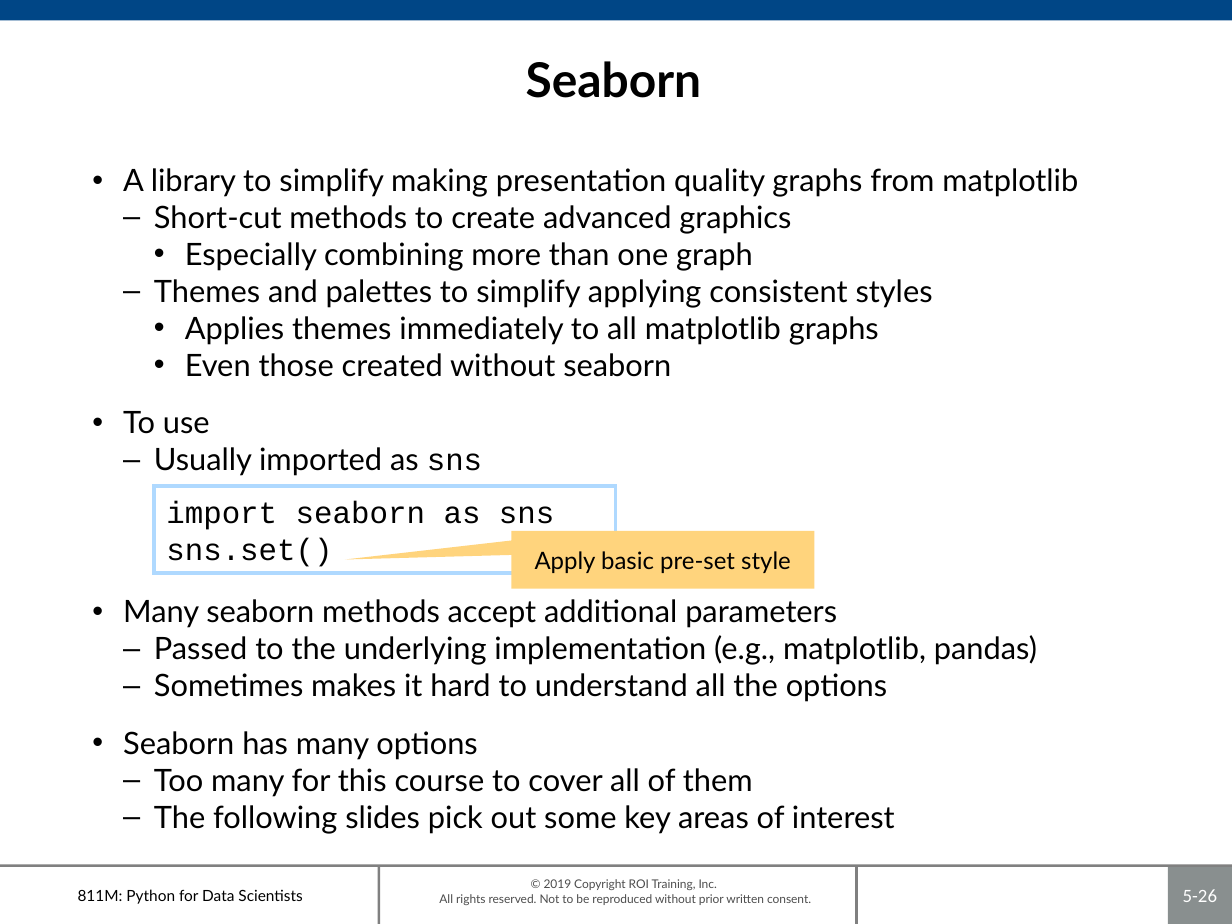
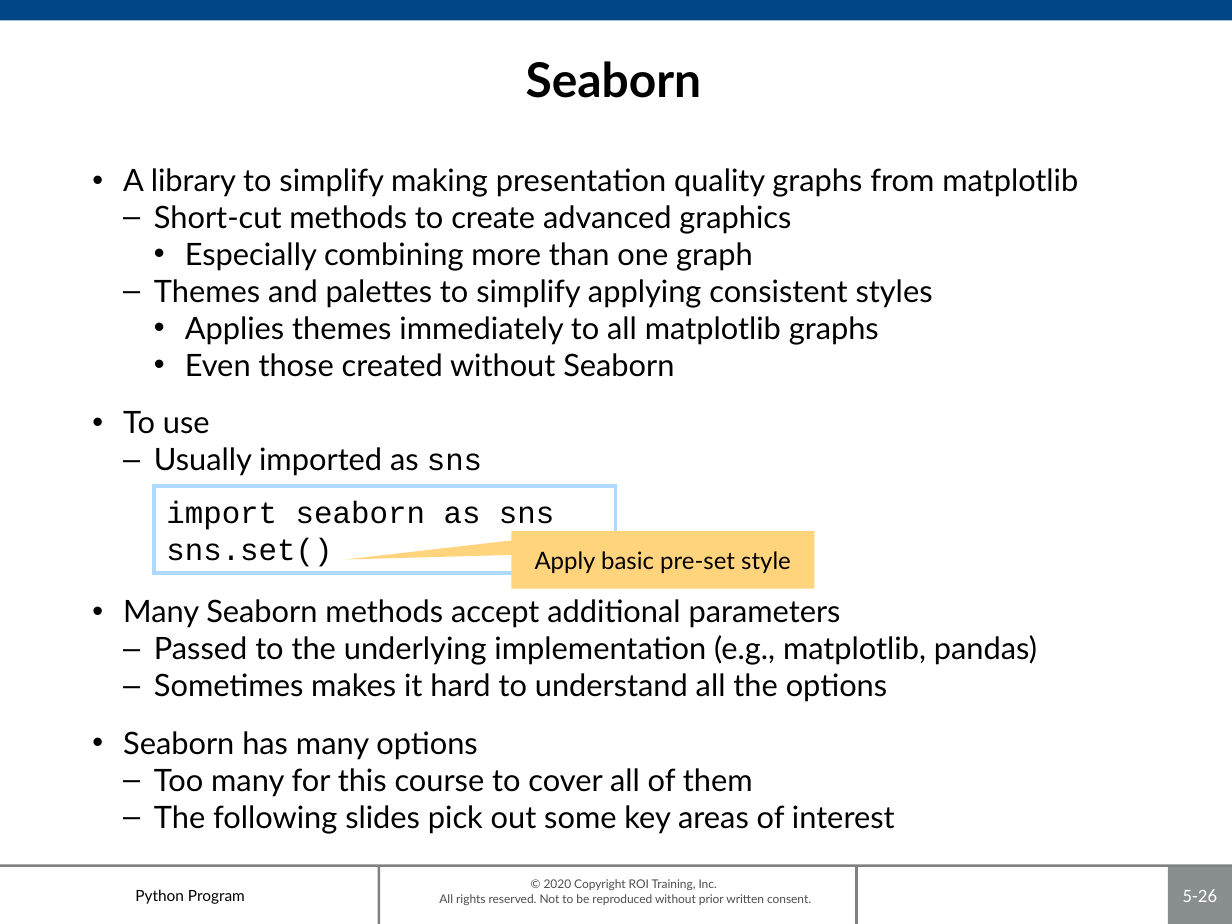
Before and after one commit to roitraining/PythonProgram, a slide deck: slide 26 of Day5-Plotting/Ch05-PlottingAndVisualization.pptx. Drawn at 1232x924 pixels with LibreOffice and Linux fonts; fonts in the diff are those of the drawing; background and template pictures are left out. Boxes give left, top, right and bottom in pixels: in the first picture for what was removed or moved away, otherwise in the second. Text is boxed around its words. In the diff, an @@ line names an element or a change of style, - is before the commit and + after.

```diff
--- a/Day5-Plotting/Ch05-PlottingAndVisualization.pptx
+++ b/Day5-Plotting/Ch05-PlottingAndVisualization.pptx
@@ text at (x1=185, y1=353, x2=674, y2=377): text changed @@
-    • Even those created without seaborn
+    • Even those created without Seaborn
@@ text at (x1=123, y1=599, x2=841, y2=628): text changed @@
-• Many seaborn methods accept additional parameters
+• Many Seaborn methods accept additional parameters
@@ text at (x1=135, y1=889, x2=245, y2=904): text changed @@
-811M: Python for Data Scientists
+Python Program
@@ text at (x1=439, y1=879, x2=811, y2=905): text changed @@
-© 2019 Copyright ROI Training, Inc.
-All rights reserved. Not to be reproduced without prior written consent.
+© 2020 Copyright ROI Training, Inc.
+All rights reserved. Not to be reproduced without prior written consent.
```
Also in this commit, not shown: 31 other slides changed, 1 other file.
